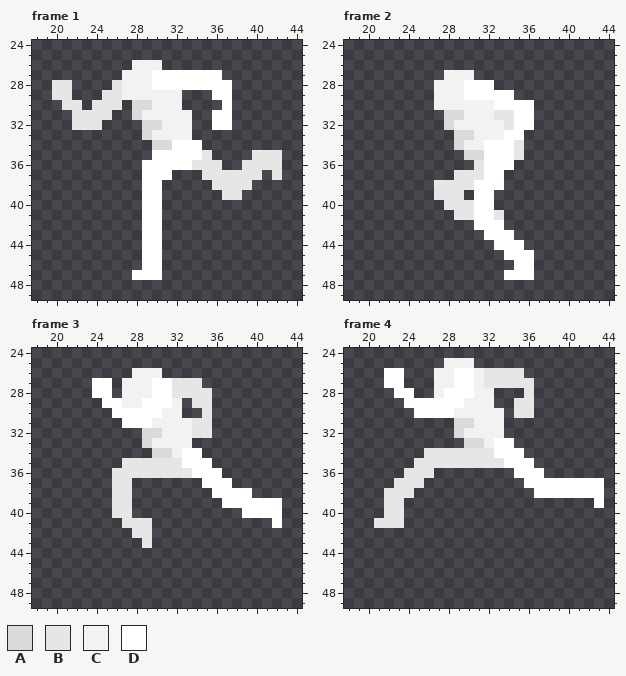
Two versions of one pixel-art file, Assets/Art/Characters/Player/Run/Player_Run_Left.aseprite. The picture above was drawn from the file before the commit.
64x64 pixels, 8 frames. Shown: frame 1: x 18..44, y 24..49; frame 2: x 18..44, y 24..49; frame 3: x 18..44, y 24..49; frame 4: x 18..44, y 24..49. The commit also changed other frames, which this record leaves out.
Palette (. is transparent): A #dadada  B #e6e6e6  C #f2f2f2  D #ffffff
The result:
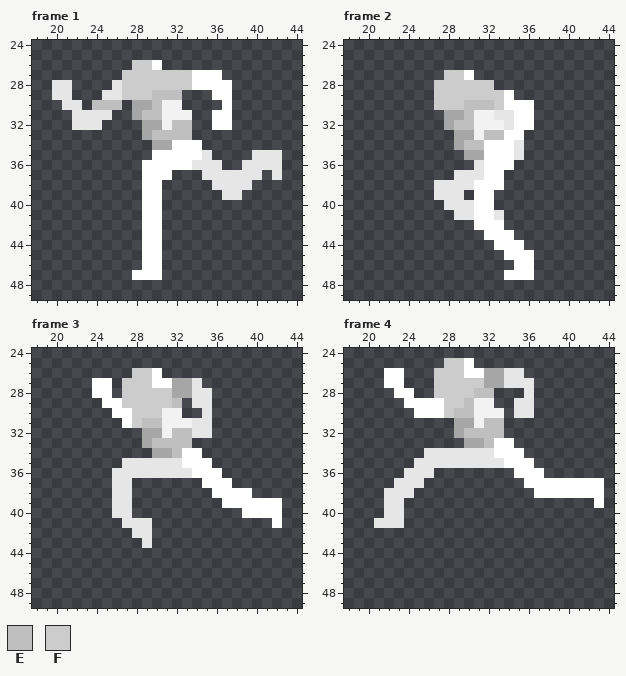
Colours new in this view: E #bfbfbf  F #cccccc
Commit: Run Shirt animations
From old to new:
layer "Chest/Tattered" now shown
colour A: #dadada -> #a6a6a6
Frame 1, layers "Chest/Tattered", "Skin/Chest":
y 26: x 28..30 CCC -> FFD
y 27..28: x 27..33 CCCDDDD -> FFFFFFF
y 29: x 27..32 CCCCCC -> FFFEEE
y 30: x 24..26 BBB -> EEE; x 30 C -> E
y 31: x 29..30 CC -> EE
y 32: x 32..33 CC -> EE
y 33: x 30..33 CCCC -> EEEE
Frame 2, layers "Chest/Tattered", "Skin/Chest":
y 27: x 28..30 CCC -> FFD
y 28: x 27..32 CCCDDD -> FFFFFF
y 29: x 27..33 CCCDDDD -> FFFFFFF
y 30: x 27..33 CCCCCCD -> FFFEEEF
y 31: x 30 C -> E
y 32: x 29..30 CC -> EE
y 33: x 32..33 CC -> EE
y 34: x 30..31 CC -> EE
Frame 3, layers "Chest/Tattered", "Skin/Chest":
y 26: x 28..30 CCC -> FFD
y 27: x 27..29 CCC -> FFF; x 32..33 BB -> AA
y 28: x 27..33 CCCDDBB -> FFFFFAA
y 29: x 27..32 CCDDDC -> FFFFFE
y 30: x 28..30 DDD -> FFF
y 31: x 28..30 DDC -> FEE
y 32: x 32..33 CC -> EE
y 33: x 30..33 CCCC -> EEEE
y 34: x 32 C -> E
Frame 4, layers "Chest/Tattered", "Skin/Chest":
y 25: x 28..30 CCC -> FFD
y 26: x 27..29 CCD -> FFF; x 31..33 CBB -> DAA
y 27: x 27..33 CCDDCBB -> FFFFFAA
y 28: x 27..32 CDDDCC -> FFFFEE
y 29: x 28..30 DDC -> FFE
y 30: x 28..30 DCC -> FEE
y 31: x 32..33 CC -> EE
y 32: x 30..33 CCCC -> EEEE
y 33: x 32 C -> E
Boxes around the changes in both pictures, in picture pixels (x1, y1, x2, y2):
changed: (92, 60, 192, 150)
changed: (434, 70, 504, 160)
changed: (122, 368, 192, 458)
changed: (434, 358, 504, 448)
